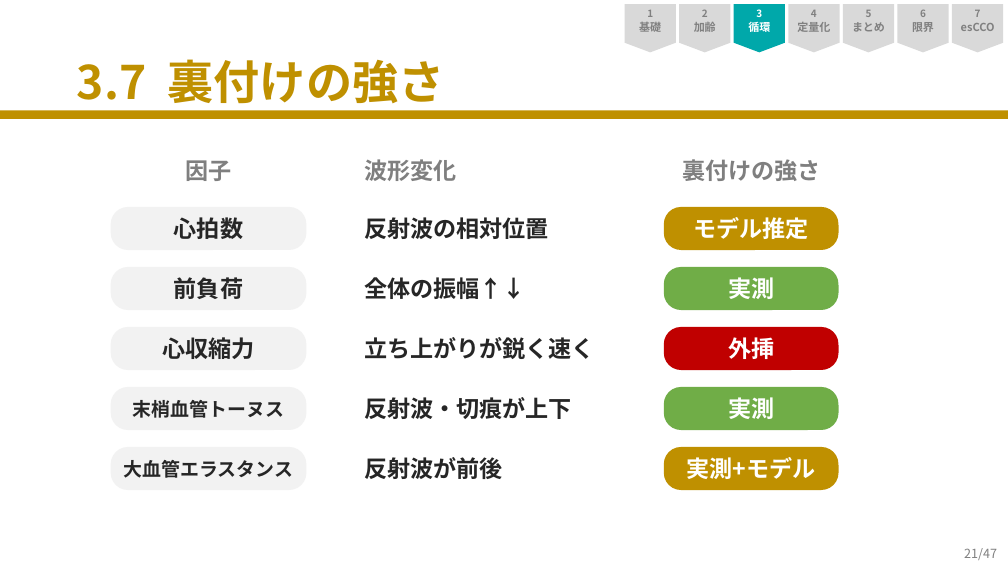
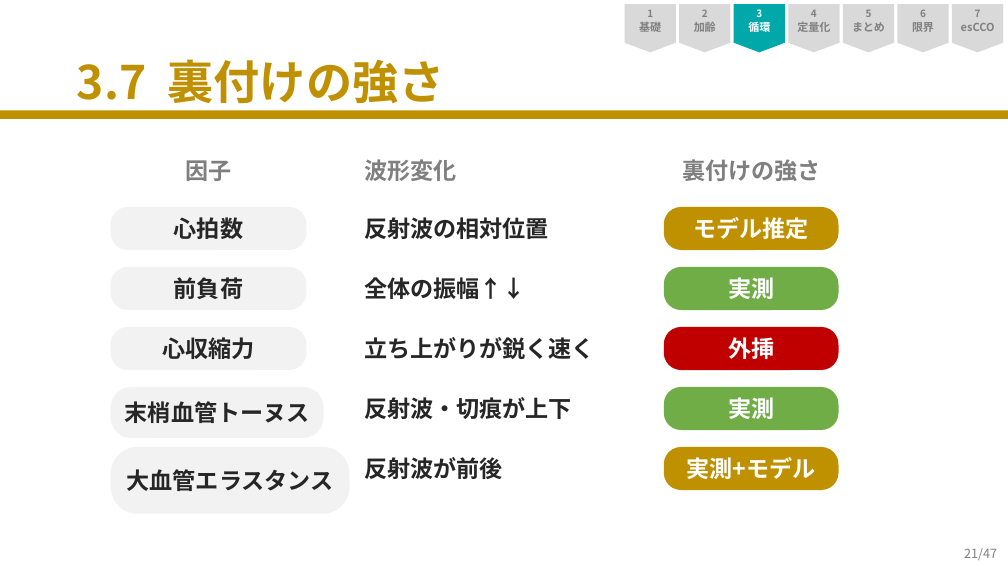
Before and after one commit to nobumitsu-3141/ppg-study, a slide deck: slide 21 of SpO2PPG_revised_websafe.pptx. Drawn at 1008x567 pixels with LibreOffice and Linux fonts; fonts in the diff are those of the drawing. Boxes give left, top, right and bottom in pixels: in the first picture for what was removed or moved away, otherwise in the second. Text is boxed around its words. In the diff, an @@ line names an element or a change of style, - is before the commit and + after.

```diff
--- a/SpO2PPG_revised_websafe.pptx
+++ b/SpO2PPG_revised_websafe.pptx
@@ rounded rectangle "末梢血管トーヌス": place and size @@
-rounded rectangle "末梢血管トーヌス" at box(110, 387, 306, 430)
+rounded rectangle "末梢血管トーヌス" at box(110, 387, 324, 439)
@@ rounded rectangle "末梢血管トーヌス" at box(110, 387, 324, 439): size 18 to 22 pt @@
@@ rounded rectangle "大血管エラスタンス" at box(110, 447, 349, 513): size 18 to 22 pt @@
@@ rounded rectangle "大血管エラスタンス": place and size @@
-rounded rectangle "大血管エラスタンス" at box(110, 447, 306, 490)
+rounded rectangle "大血管エラスタンス" at box(110, 447, 349, 513)
```
Also in this commit, not shown: 16 other slides changed, 3 other files.
